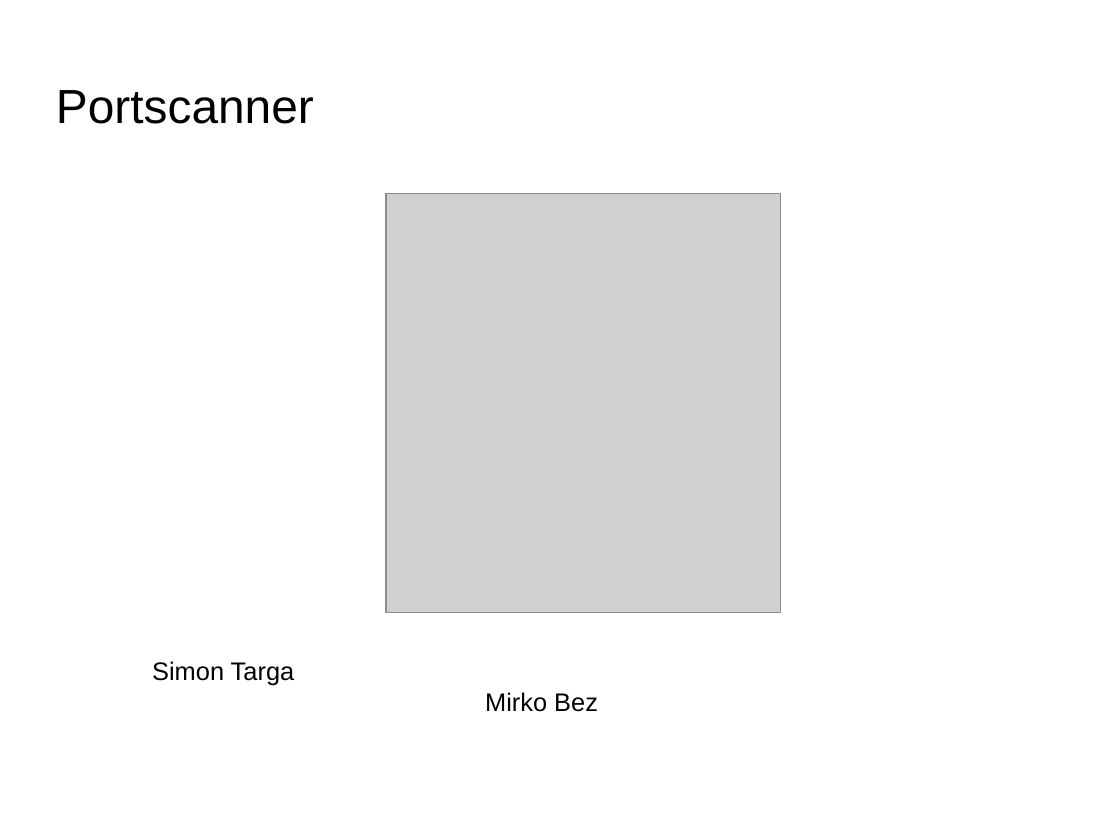
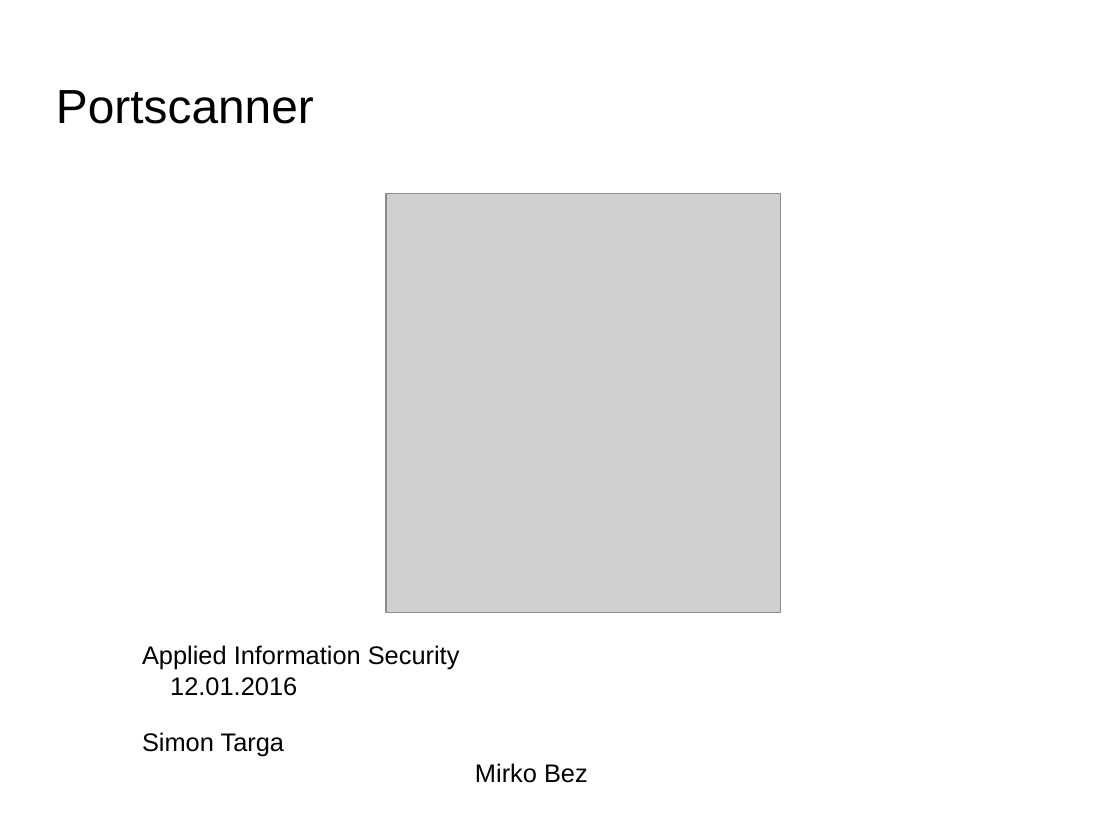
Before and after one commit to herrBez/PortScanner, a slide deck: slide 1 of slides/presentation.odp. Drawn at 1120x840 pixels with LibreOffice and Linux fonts; fonts in the diff are those of the drawing; grey boxes stand for pictures; background and template pictures are left out. Boxes give left, top, right and bottom in pixels: in the first picture for what was removed or moved away, otherwise in the second. Text is boxed around its words. In the diff, an @@ line names an element or a change of style, - is before the commit and + after.

```diff
--- a/slides/presentation.odp
+++ b/slides/presentation.odp
@@ text added at [142, 645, 460, 696], 18 pt, text #000000 @@
+Applied Information Security 12.01.2016
@@ text "Simon Targa Mirko Bez": place and size @@
-text "Simon Targa Mirko Bez" at [152, 661, 598, 712]
+text "Simon Targa Mirko Bez" at [142, 732, 588, 783]
```
Also in this commit, not shown: 20 other slides changed, 2 slides added.
